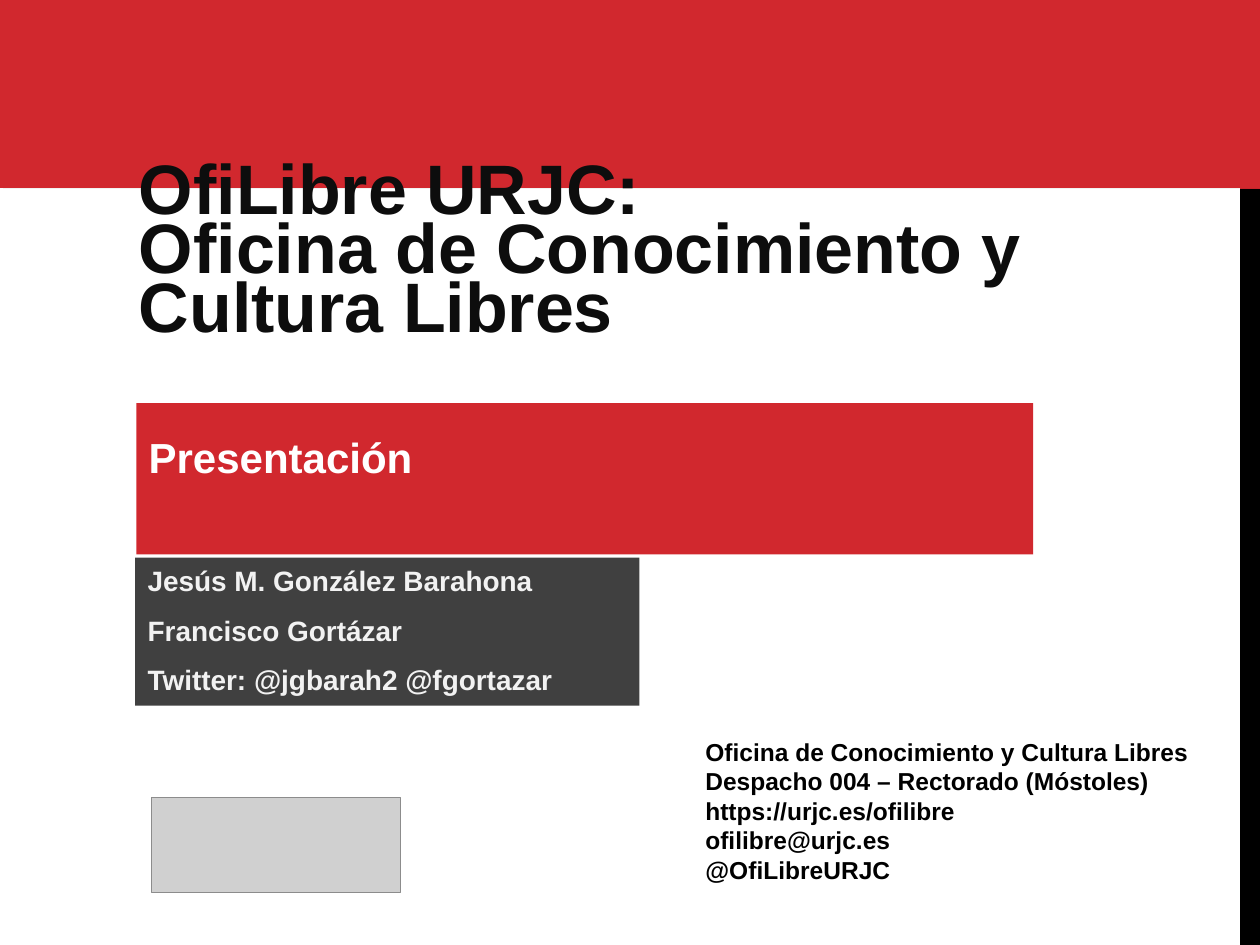
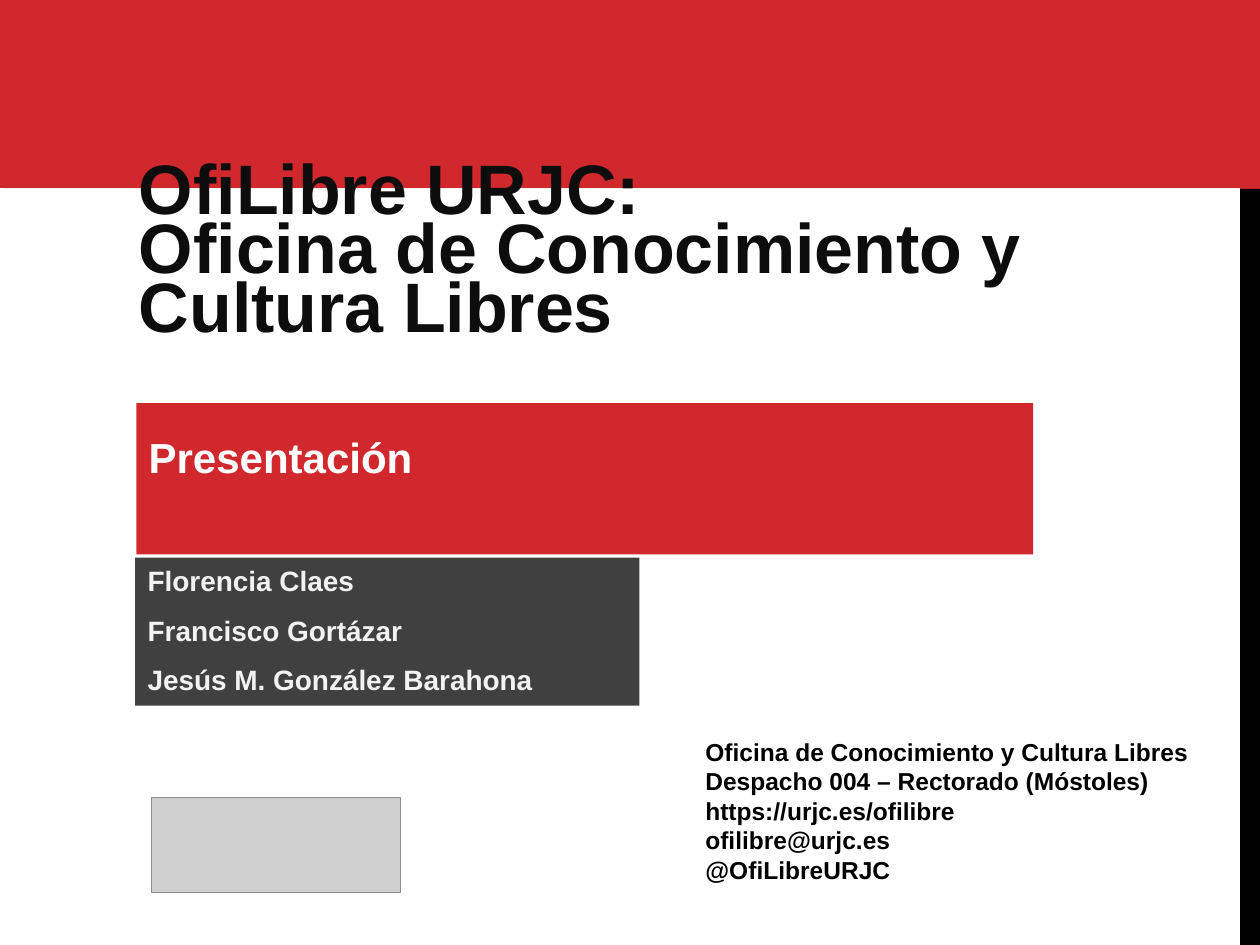
Before and after one commit to gabrielIzquierdo/OfiLibreGabri.github.io, a slide deck: slide 1 of static/transpas/ofilibre/Ofilibre-presentacion.odp. Drawn at 1260x945 pixels with LibreOffice and Linux fonts; fonts in the diff are those of the drawing; grey boxes stand for pictures. Boxes give left, top, right and bottom in pixels: in the first picture for what was removed or moved away, otherwise in the second. Text is boxed around its words. In the diff, an @@ line names an element or a change of style, - is before the commit and + after.

```diff
--- a/static/transpas/ofilibre/Ofilibre-presentacion.odp
+++ b/static/transpas/ofilibre/Ofilibre-presentacion.odp
@@ text in rectangle at [148,570,402,642]: paragraphs added @@
+Florencia Claes
+Francisco Gortázar
@@ text in rectangle at [148,620,552,695]: paragraphs removed @@
-Francisco Gortázar
-Twitter: @jgbarah2 @fgortazar
```
Also in this commit, not shown: 11 other slides changed, 1 other file.
